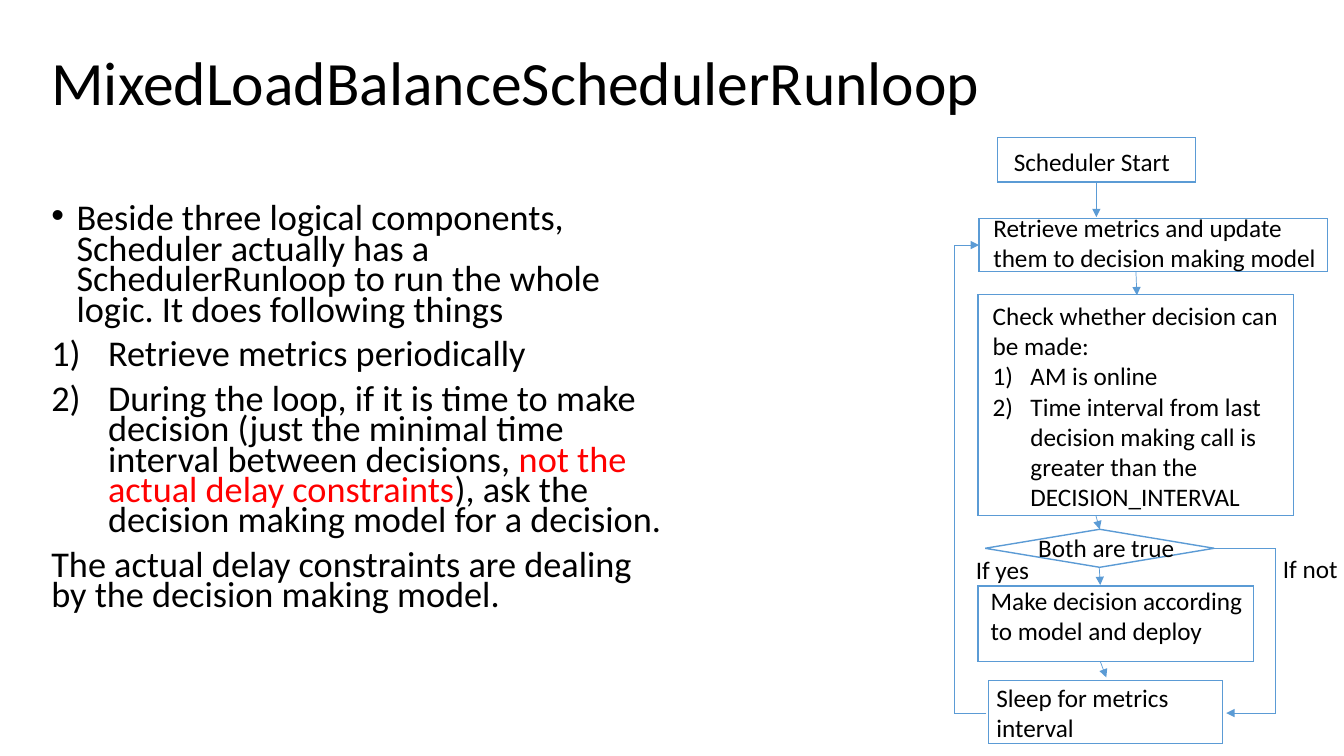
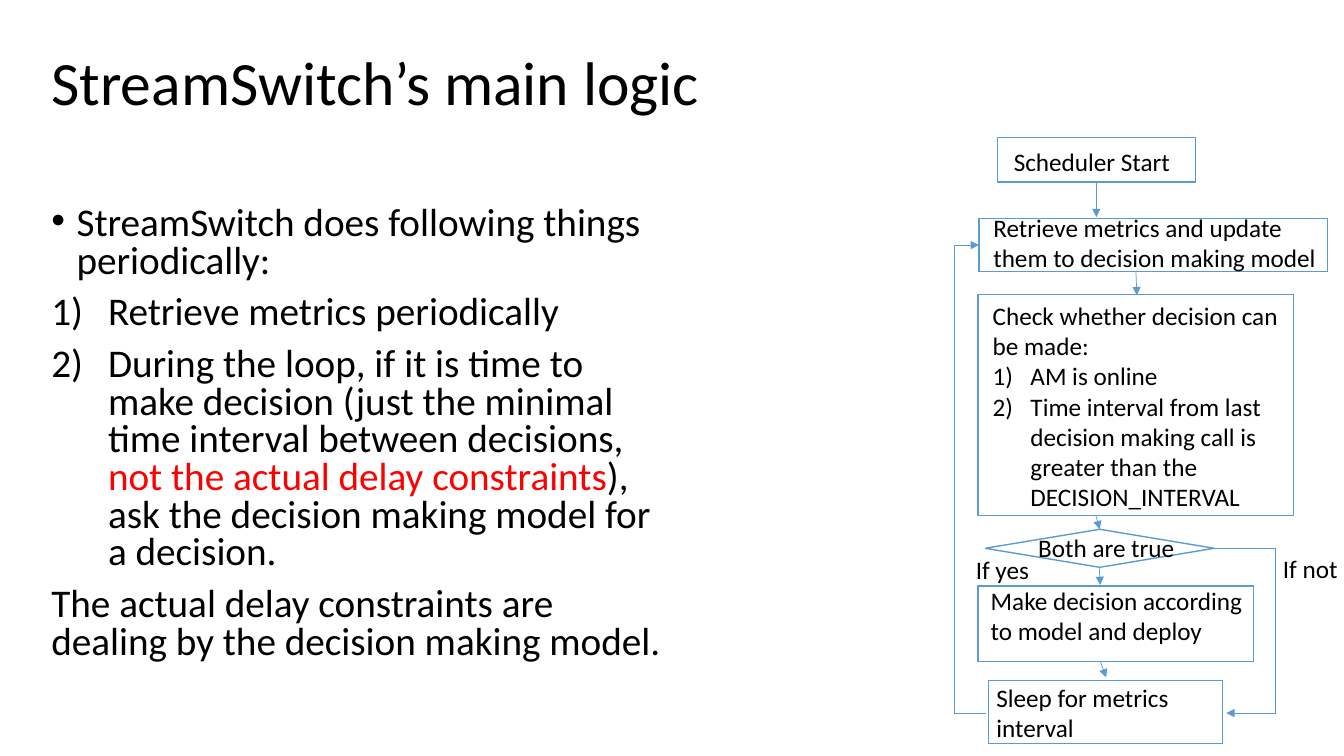
Before and after one commit to Swrrt/Samza-Documents, a slide deck: slide 7 of Documentation/DelayGuaranteeStructure.pptx. Drawn at 1344x756 pixels with LibreOffice and Linux fonts; fonts in the diff are those of the drawing. Boxes give left, top, right and bottom in pixels: in the first picture for what was removed or moved away, otherwise in the second. Text is boxed around its words. In the diff, an @@ line names an element or a change of style, - is before the commit and + after.

```diff
--- a/Documentation/DelayGuaranteeStructure.pptx
+++ b/Documentation/DelayGuaranteeStructure.pptx
@@ title at [51, 62, 699, 116]: text changed @@
-MixedLoadBalanceSchedulerRunloop
+StreamSwitch’s main logic
@@ text at [77, 208, 640, 281]: text changed; size 25.9 to 28 pt @@
-• Beside three logical components, Scheduler actually has a SchedulerRunloop to run the whole logic. It does following things
+• StreamSwitch does following things periodically:
@@ text at [51, 297, 660, 662]: size 25.9 to 28 pt in "Retrieve metrics periodically", "During the loop, if it is time ...", "The actual delay constraints are dealing by ..."; line spacing 0.7 to 0.8 @@
```
Also in this commit, not shown: 14 other slides changed, 58 slides added, 10 slides removed.
